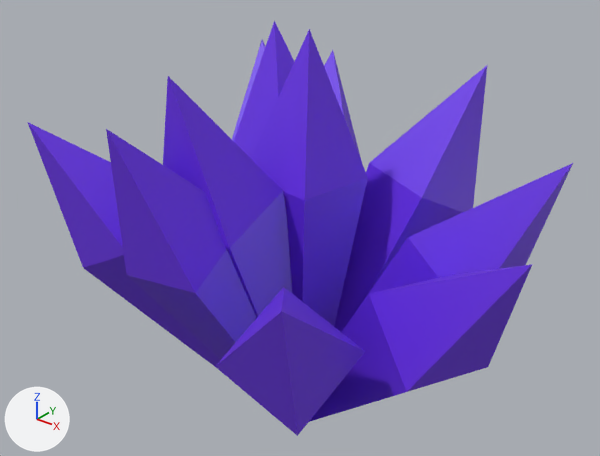
Renders of the Blender file assets/collectable/mineral/MineralCollectable.blend from each side of a commit.
Rendered twice from a 50 mm camera at (3.28, -4.1, 4.16) aimed at (0.08, -0.1, 1.68). Lighting does not change. The marker at lower left points along +X, +Y and +Z.

Script lines for the objects in view, before the commit:
```python
ob_stroke1 = bpy.data.objects.new('Stroke1', me_cube_010)
ob_stroke1.location = (0.0, 0.0, 0.0)
ob_stroke1.rotation_euler = (0.0244, -0.00252, 3.007)  # degrees (1.4, -0.1, 172)
ob_stroke10 = bpy.data.objects.new('Stroke10', me_cube_012)
ob_stroke10.location = (0.0, 0.0, 0.0)
ob_stroke10.rotation_euler = (-0.102, -0.185, -0.102)  # degrees (-5.8, -11, -5.8)
ob_stroke11 = bpy.data.objects.new('Stroke11', me_cube_011)
ob_stroke11.location = (0.0, 0.0, 0.0)
ob_stroke11.rotation_euler = (-0.203, 0.597, -0.164)  # degrees (-12, 34, -9.4)
ob_stroke4 = bpy.data.objects.new('Stroke4', me_cube_033)
ob_stroke4.location = (0.0, 0.0, 0.0)
ob_stroke4.rotation_euler = (0.109, 0.489, 1.303)  # degrees (6.2, 28, 75)
ob_stroke5 = bpy.data.objects.new('Stroke5', me_cube_032)
ob_stroke5.location = (0.0, 0.0, 0.0)
ob_stroke5.rotation_euler = (-0.0967, 0.73, -0.44)  # degrees (-5.5, 42, -25)
ob_stroke6 = bpy.data.objects.new('Stroke6', me_cube_031)
ob_stroke6.location = (0.0, 0.0, 0.0)
ob_stroke6.rotation_euler = (0.408, -0.505, -0.0315)  # degrees (23, -29, -1.8)
ob_stroke7 = bpy.data.objects.new('Stroke7', me_cube_030)
ob_stroke7.location = (0.0, 0.0, 0.0)
ob_stroke7.rotation_euler = (0.635, 0.431, 0.118)  # degrees (36, 25, 6.8)
ob_stroke8 = bpy.data.objects.new('Stroke8', me_cube_029)
ob_stroke8.location = (0.0, 0.0, 0.0)
ob_stroke8.rotation_euler = (0.467, -0.123, 0.0391)  # degrees (27, -7, 2.2)
ob_stroke9 = bpy.data.objects.new('Stroke9', me_cube_028)
ob_stroke9.location = (0.0, 0.0, 0.0)
ob_stroke9.rotation_euler = (-3.743, 3.216, 3.547)  # degrees (-214, 184, 203)
# also in view: 'Stroke3' at (-0.18, -0.41, 1.41)
```
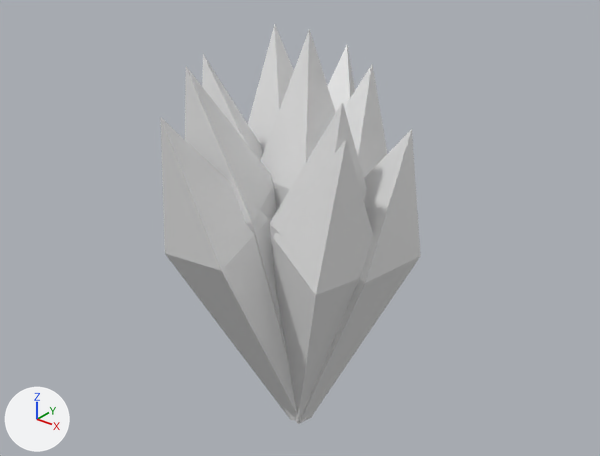
Changed parts and their boxes [x1, y1, x2, y2] in the pictures (600 x 456 px):
'Stroke5', recoloured, turned, rescaled
    before: [309, 264, 532, 422]
    after: [273, 139, 373, 424]
'Stroke6', recoloured, turned, rescaled
    before: [28, 123, 221, 366]
    after: [161, 118, 304, 423]
'Stroke7', recoloured, turned, rescaled
    before: [215, 287, 365, 436]
    after: [299, 129, 421, 424]
'Stroke8', recoloured, turned, rescaled
    before: [106, 129, 257, 359]
    after: [202, 55, 308, 420]
'Stroke4', recoloured, turned, rescaled
    before: [334, 66, 487, 332]
    after: [270, 102, 367, 305]
'Stroke1', recoloured, rescaled
    before: [251, 29, 368, 326]
    after: [261, 29, 336, 210]
'Stroke3', recoloured, turned, rescaled
    before: [163, 76, 292, 317]
    after: [185, 67, 306, 420]
'Stroke11', recoloured, turned, rescaled
    before: [352, 163, 573, 317]
    after: [344, 65, 387, 178]
'Stroke10', recoloured, rescaled (23% narrower)
    before: [234, 21, 294, 158]
    after: [248, 24, 294, 153]
'Stroke2', recoloured, turned, rescaled
    before: [232, 40, 266, 141]
    after: [328, 45, 355, 112]
'Stroke9', recoloured, turned, rescaled (not visible afterwards)
    before: [324, 50, 362, 162]

What changed in the scene script:
```text
Change me_cube_010:
    where me_cube_010.from_pydata(...)  # 18 vertices, 17 faces; spans x -0.3..0.3, y -0.3..0.3, z 0.0..3.0
    remove me_cube_010.materials.append(mat_mineral)  # purple #6a31e7
Change me_cube_011:
    where me_cube_011.from_pydata(...)  # 18 vertices, 17 faces; spans x -0.3..0.3, y -0.3..0.3, z 0.0..3.0
    remove me_cube_011.materials.append(mat_mineral)  # purple #6a31e7
Change me_cube_012:
    where me_cube_012.from_pydata(...)  # 18 vertices, 17 faces; spans x -0.3..0.3, y -0.3..0.3, z 0.0..3.0
    remove me_cube_012.materials.append(mat_mineral)  # purple #6a31e7
Change me_cube_028:
    where me_cube_028.from_pydata(...)  # 18 vertices, 17 faces; spans x -0.3..0.3, y -0.3..0.3, z 0.0..3.0
    remove me_cube_028.materials.append(mat_mineral)  # purple #6a31e7
Change me_cube_029:
    where me_cube_029.from_pydata(...)  # 18 vertices, 17 faces; spans x -0.3..0.3, y -0.3..0.3, z 0.0..3.0
    remove me_cube_029.materials.append(mat_mineral)  # purple #6a31e7
Change me_cube_030:
    where me_cube_030.from_pydata(...)  # 18 vertices, 17 faces; spans x -0.3..0.3, y -0.3..0.3, z 0.0..3.0
    remove me_cube_030.materials.append(mat_mineral)  # purple #6a31e7
Change me_cube_031:
    where me_cube_031.from_pydata(...)  # 18 vertices, 17 faces; spans x -0.3..0.3, y -0.3..0.3, z 0.0..3.0
    remove me_cube_031.materials.append(mat_mineral)  # purple #6a31e7
Change me_cube_032:
    where me_cube_032.from_pydata(...)  # 18 vertices, 17 faces; spans x -0.3..0.3, y -0.3..0.3, z 0.0..3.0
    remove me_cube_032.materials.append(mat_mineral)  # purple #6a31e7
Change me_cube_033:
    where me_cube_033.from_pydata(...)  # 18 vertices, 17 faces; spans x -0.3..0.3, y -0.3..0.3, z 0.0..3.0
    remove me_cube_033.materials.append(mat_mineral)  # purple #6a31e7
Change me_cube_034:
    where me_cube_034.from_pydata(...)  # 18 vertices, 17 faces; spans x -0.3..0.3, y -0.3..0.3, z 0.0..3.0
    remove me_cube_034.materials.append(mat_mineral)  # purple #6a31e7
Change me_cube_035:
    where me_cube_035.from_pydata(...)  # 18 vertices, 17 faces; spans x -0.3..0.3, y -0.3..0.3, z 0.0..3.0
    remove me_cube_035.materials.append(mat_mineral)  # purple #6a31e7
Change ob_stroke1:
    ob_stroke1.scale: (1.0, 1.0, 1.0) -> (0.814, 0.814, 1.0)
Change ob_stroke11:
    ob_stroke11.rotation_euler: (-0.203, 0.597, -0.164) -> (-0.125, 0.108, -0.136)  # degrees (-12, 34, -9.4) -> degrees (-7.2, 6.2, -7.8)
    ob_stroke11.scale: (1.0, 1.0, 1.0) -> (0.877, 0.819, 0.94)
Change ob_stroke10:
    ob_stroke10.scale: (1.0, 1.0, 1.0) -> (0.821, 0.816, 0.993)
Change ob_stroke9:
    ob_stroke9.rotation_euler: (-3.743, 3.216, 3.547) -> (-3.462, 3.33, 3.51)  # degrees (-214, 184, 203) -> degrees (-198, 191, 201)
    ob_stroke9.scale: (1.0, 1.0, 1.0) -> (0.815, 0.877, 0.944)
Change ob_stroke8:
    ob_stroke8.rotation_euler: (0.467, -0.123, 0.0391) -> (-0.0415, -0.224, 0.635)  # degrees (27, -7, 2.2) -> degrees (-2.4, -13, 36)
    ob_stroke8.scale: (1.0, 1.0, 1.0) -> (0.817, 0.854, 0.963)
Change ob_stroke7:
    ob_stroke7.rotation_euler: (0.635, 0.431, 0.118) -> (-0.00283, 0.349, -0.154)  # degrees (36, 25, 6.8) -> degrees (-0.2, 20, -8.8)
    ob_stroke7.scale: (1.0, 1.0, 1.0) -> (0.849, 0.872, 0.918)
Change ob_stroke6:
    ob_stroke6.rotation_euler: (0.408, -0.505, -0.0315) -> (0.354, -0.0979, -0.00594)  # degrees (23, -29, -1.8) -> degrees (20, -5.6, -0.3)
    ob_stroke6.scale: (1.0, 1.0, 1.0) -> (0.861, 0.838, 0.938)
Change ob_stroke5:
    ob_stroke5.rotation_euler: (-0.0967, 0.73, -0.44) -> (0.0919, 0.331, -0.342)  # degrees (-5.5, 42, -25) -> degrees (5.3, 19, -20)
    ob_stroke5.scale: (1.0, 1.0, 1.0) -> (0.901, 0.815, 0.921)
Change ob_stroke4:
    ob_stroke4.rotation_euler: (0.109, 0.489, 1.303) -> (0.261, -0.0995, 1.334)  # degrees (6.2, 28, 75) -> degrees (15, -5.7, 76)
    ob_stroke4.scale: (1.0, 1.0, 1.0) -> (0.858, 0.816, 0.96)
Change ob_stroke3:
    ob_stroke3.rotation_euler: (0.293, -0.115, 0.0598) -> (0.172, -0.193, 0.352)  # degrees (17, -6.6, 3.4) -> degrees (10, -11, 20)
    ob_stroke3.scale: (1.0, 1.0, 1.0) -> (0.816, 0.831, 0.984)
Change ob_stroke2:
    ob_stroke2.rotation_euler: (-0.454, -0.255, -5.876) -> (-0.368, 0.0113, -5.927)  # degrees (-26, -15, -337) -> degrees (-21, 0.6, -340)
    ob_stroke2.scale: (1.0, 1.0, 1.0) -> (0.827, 0.85, 0.958)
```
